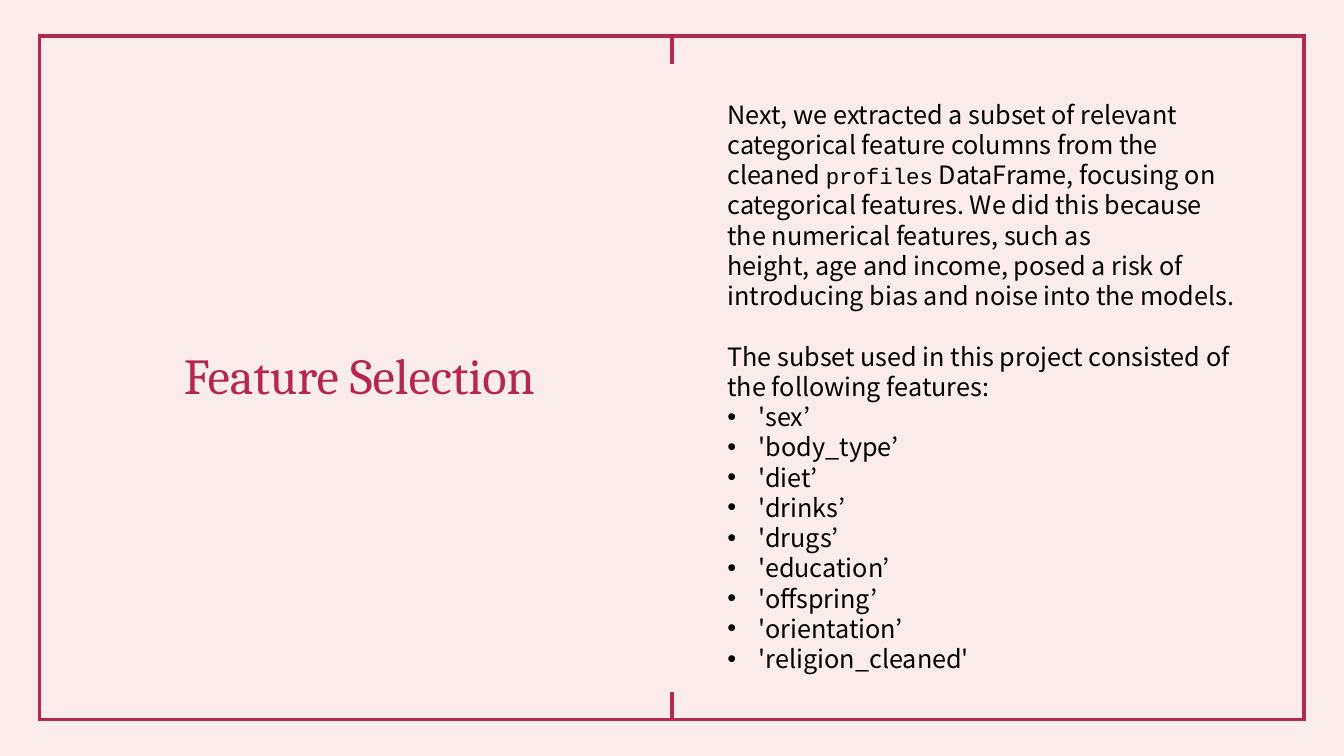
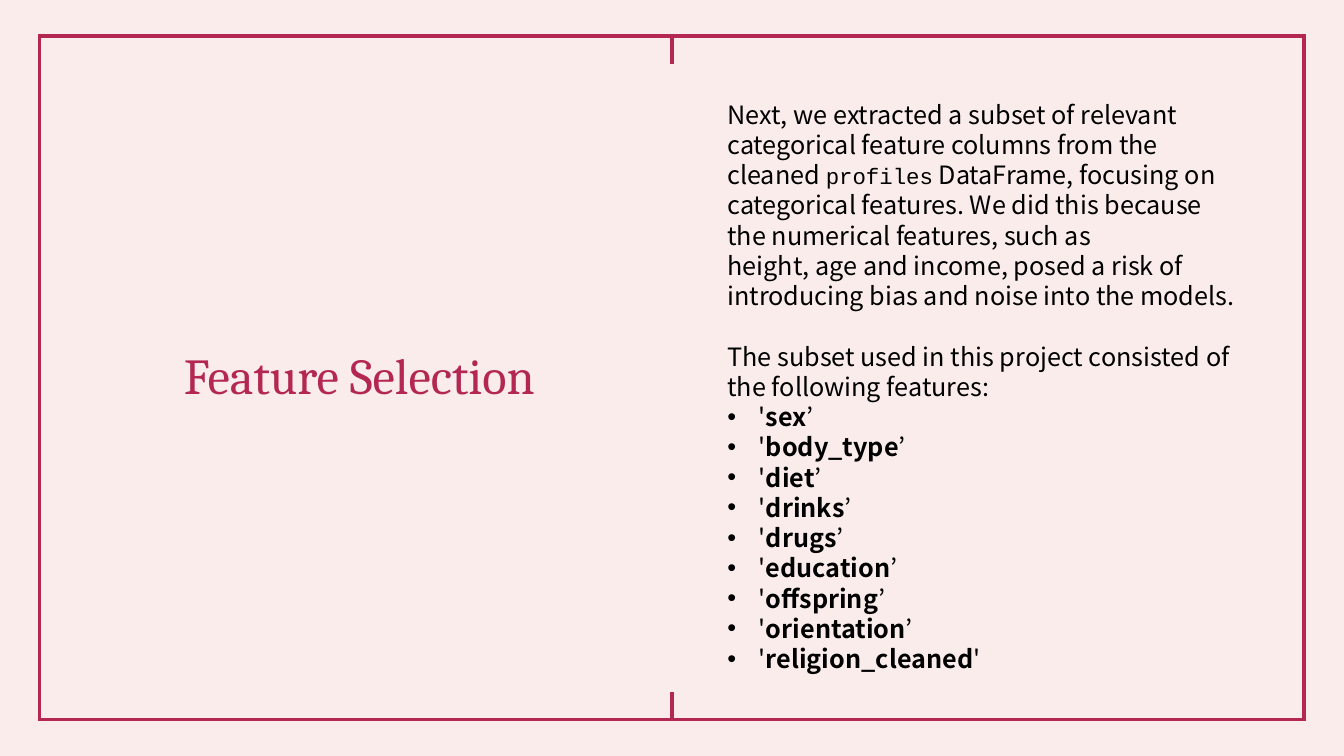
Before and after one commit to FaatimahMajothi98/OKCupid-Machine-Learning-Portfolio-Project, a slide deck: slide 15 of OKCupid-Date-A-Scientist-Starter/OKCupid – Machine Learning Analysis.pptx. Drawn at 1344x756 pixels with LibreOffice and Linux fonts; fonts in the diff are those of the drawing. Boxes give left, top, right and bottom in pixels: in the first picture for what was removed or moved away, otherwise in the second. Text is boxed around its words. In the diff, an @@ line names an element or a change of style, - is before the commit and + after.

```diff
--- a/OKCupid-Date-A-Scientist-Starter/OKCupid – Machine Learning Analysis.pptx
+++ b/OKCupid-Date-A-Scientist-Starter/OKCupid – Machine Learning Analysis.pptx
@@ text at (x1=759, y1=406, x2=980, y2=674): bold on in "'sex’", "'body_type’", "'diet’", "'drinks’" and 5 more places @@
```
Also in this commit, not shown: 2 other slides changed, 5 slides added, 1 slide removed, 1 other file.
